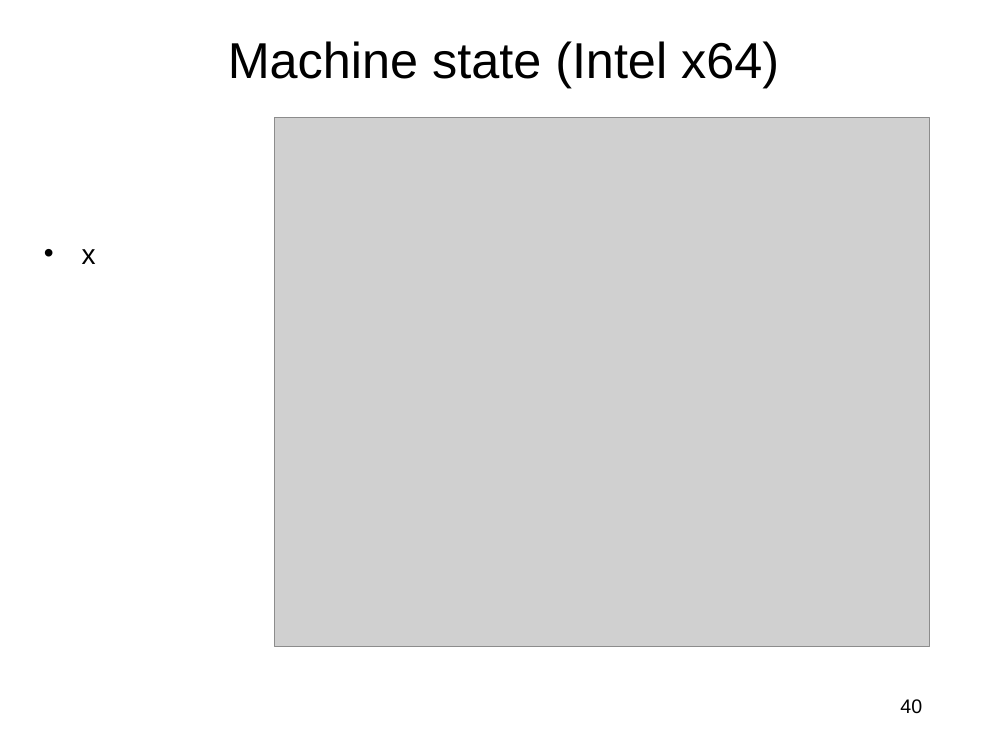
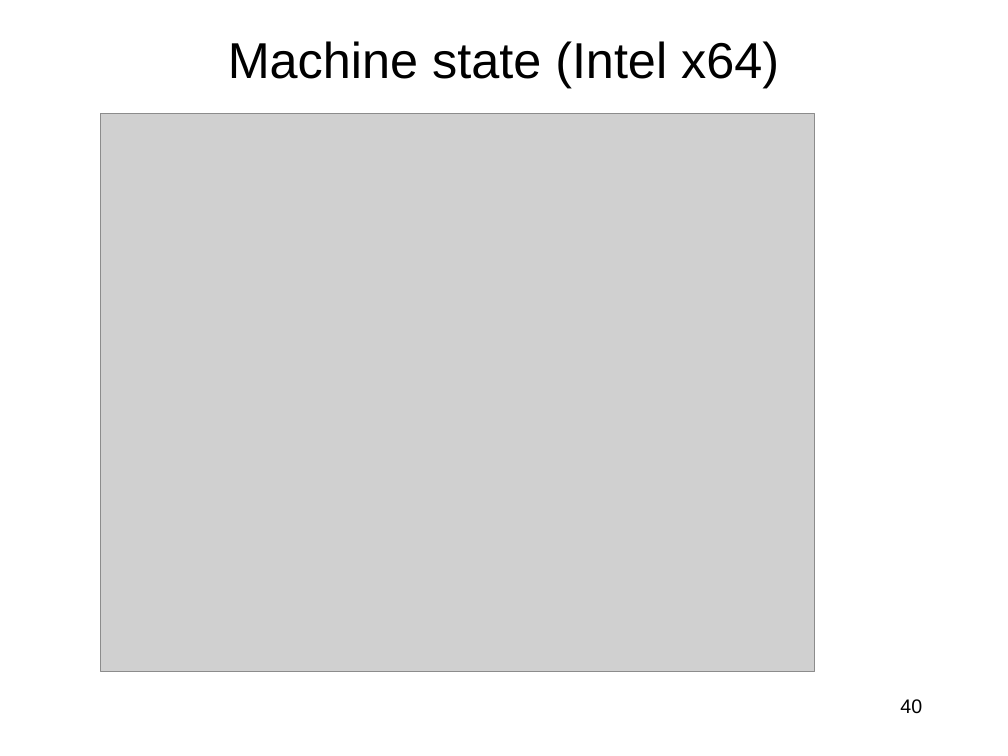
Before and after one commit to jlmucb/class_notes, a slide deck: slide 40 of BerkeleyClass/CS290Spring2013/Lectures/entropy_talk.pptx. Drawn at 1008x756 pixels with LibreOffice and Linux fonts; fonts in the diff are those of the drawing; grey boxes stand for pictures. Boxes give left, top, right and bottom in pixels: in the first picture for what was removed or moved away, otherwise in the second. Text is boxed around its words. In the diff, an @@ line names an element or a change of style, - is before the commit and + after.

```diff
--- a/BerkeleyClass/CS290Spring2013/Lectures/entropy_talk.pptx
+++ b/BerkeleyClass/CS290Spring2013/Lectures/entropy_talk.pptx
@@ picture: place and size @@
-picture at (274,117,929,646)
+picture at (101,113,814,671)
@@ text removed at (82,249,96,264) @@
-• x
```
Also in this commit, not shown: 2 other slides changed, 1 slide removed, 1 other file.
